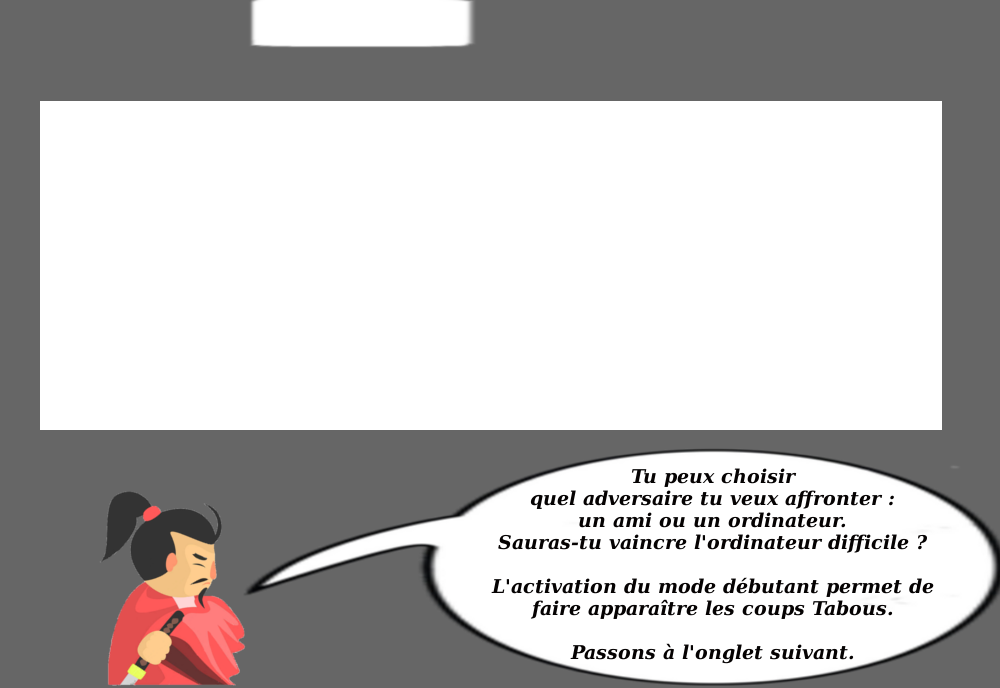
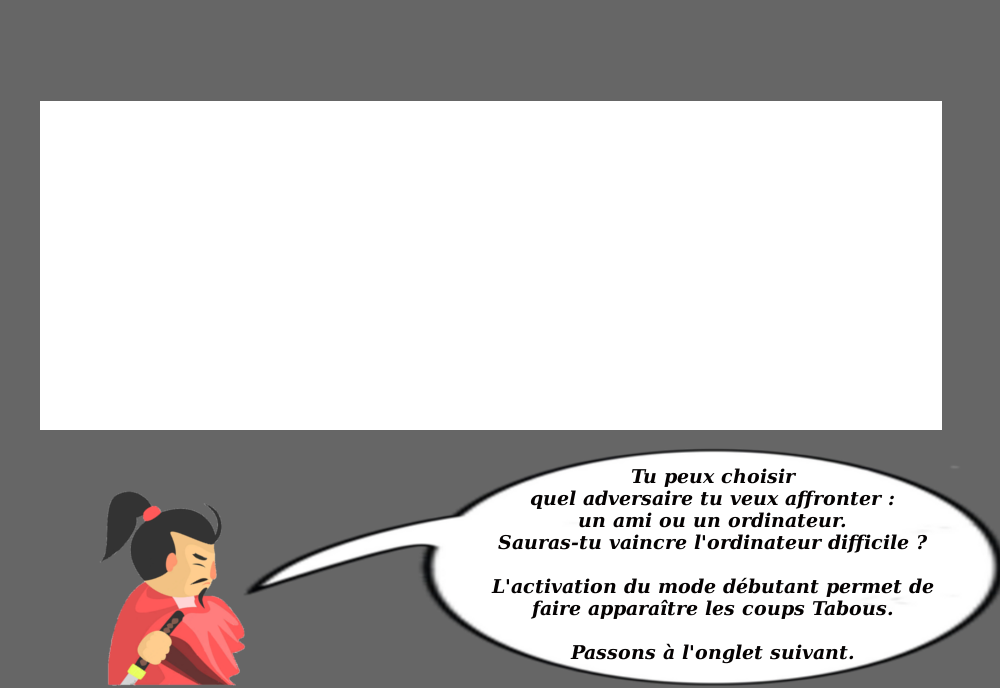
Two versions of the same layered image (1000x688). Layer-by-layer changes:
painted on "Calque #1" over [249, 0, 476, 48]
